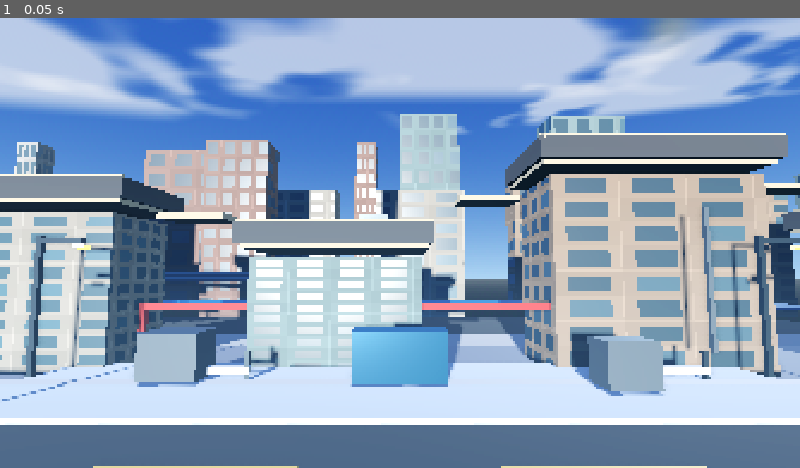
Above: before the commit, frame 1.
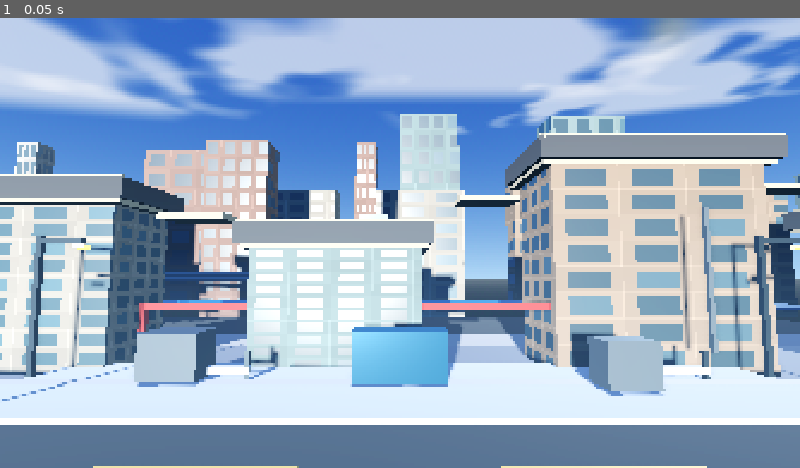
Above: after the commit, the same moment.

Repository: nnamdinwali/shadow-killer
Game: Godot game, scene res://node_3d.tscn
The game is run twice, just before and just after one commit, with the same random seed, the same clock (stepped at 60 frames per second) and the same inputs.
Inputs:
- Up to frame 1 (0.05 s): no input

The runs differ from the first frame. In frame 1, 7.8% of the frame differs, in the area x 0-98%, y 32-79%.

Commit message:
Fix rooftop alignment and brighten sunny daytime lighting

Diff:
--- a/city_polish.gd
+++ b/city_polish.gd
@@ -193,7 +193,7 @@
 	# Give every floating route piece a believable building mass underneath it.
 	# The rooftop remains a traversal surface; these blocks are the structure
 	# that makes it read as a city rather than an unsupported platform.
-	var building_height := center.y - 0.55
+	var building_height := center.y - 0.28
 	var building_size := Vector3(size.x * 0.88, max(building_height, 1.4), size.z * 0.82)
 	var building_center := Vector3(center.x, building_height * 0.5 - 0.2, center.z)
 	var building_material := _facade_material(index)
--- a/node_3d.tscn
+++ b/node_3d.tscn
@@ -37,20 +37,20 @@
 fog_enabled = true
 fog_light_color = Color(0.48, 0.68, 0.88, 1)
 fog_light_energy = 0.48
-fog_density = 0.0018
+fog_density = 0.0012
 fog_height = 8.0
 fog_height_density = 0.025
 fog_sky_affect = 0.18
 ssao_enabled = true
 ssao_radius = 2.0
-ssao_intensity = 1.05
+ssao_intensity = 0.7
 ssao_power = 1.35
 glow_enabled = true
 glow_intensity = 0.28
 glow_strength = 0.45
 glow_bloom = 0.08
 tonemap_mode = 2
-tonemap_exposure = 0.98
+tonemap_exposure = 1.04
 tonemap_white = 1.0
 
 [sub_resource type="Shader" id="Shader_clouds"]
@@ -341,7 +341,7 @@
 [node name="Sun" type="DirectionalLight3D" parent="."]
 transform = Transform3D(0.9848078, 0.030153694, -0.17101008, -0.015134437, 0.99596477, 0.08845973, 0.17298742, -0.084527686, 0.9812902, 0, 1, 6)
 light_color = Color(1, 0.93, 0.82, 1)
-light_energy = 1.6
+light_energy = 2.0
 light_indirect_energy = 0.9
 light_angular_distance = 0.28
 shadow_enabled = true
